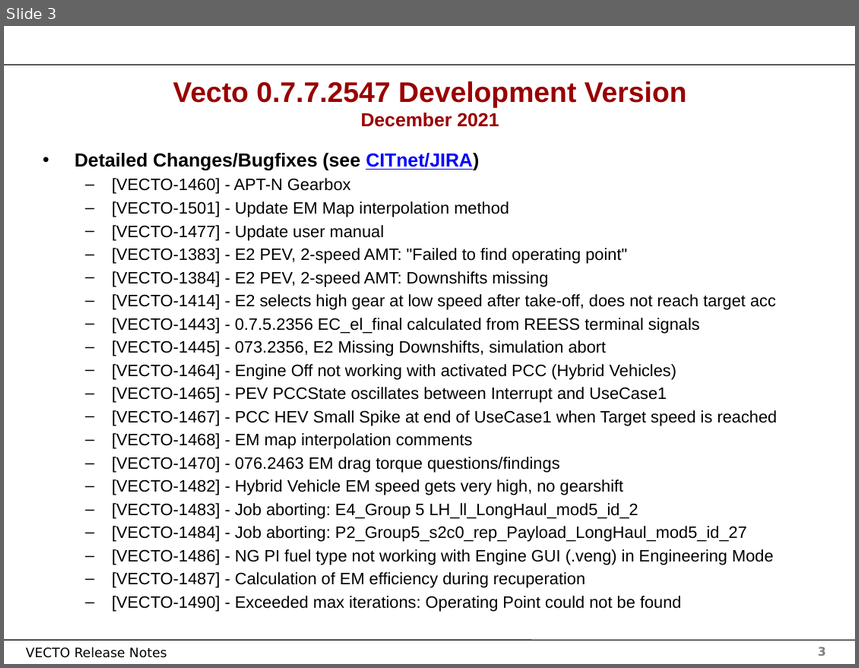
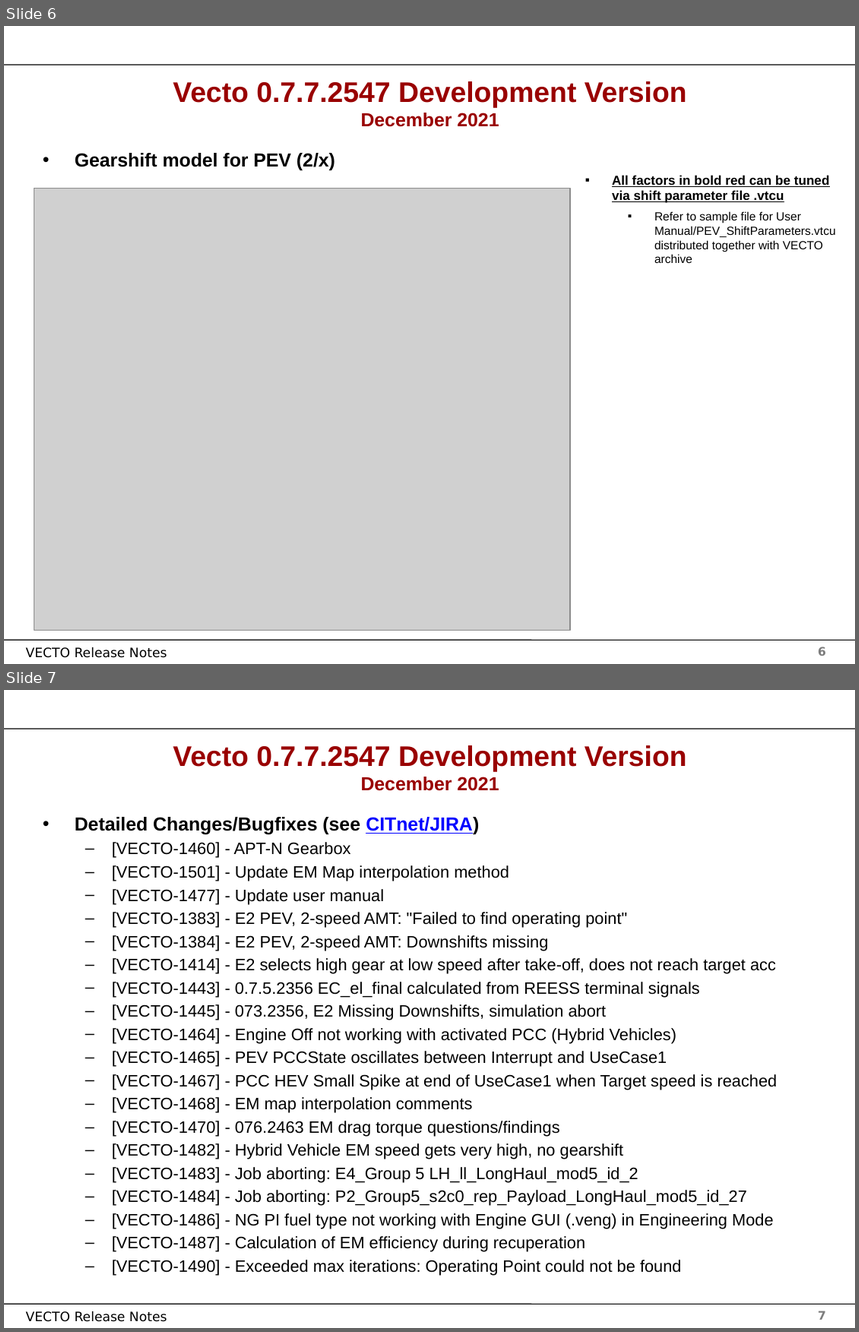
Before and after one commit to tanawadeatharva/BharatVECTO, a slide deck: Documentation/User Manual Source/Release Notes Vecto3.x.pptx. Shown one above the other, each under a label of ours: slide 3 before the commit, slides 6 and 7 after it. The pictures are 859x668 and 859x1332 pixels, drawn with LibreOffice and Linux fonts; fonts in the diff are those of the drawing; grey boxes stand for pictures; background and template pictures are left out. Boxes give left, top, right and bottom in pixels: in the first picture for what was removed or moved away, otherwise in the second. Text is boxed around its words. In the diff, an @@ line names an element or a change of style, - is before the commit and + after.

```diff
--- a/Documentation/User Manual Source/Release Notes Vecto3.x.pptx
+++ b/Documentation/User Manual Source/Release Notes Vecto3.x.pptx
@@ slide 6 added at [4,26,855,664], background #FFFFFF; not listed: 4 template elements that a slide beside it also shows @@
@@ title added at [173,81,687,127], 24 pt, text #990000, bold @@
+Vecto 0.7.7.2547 Development Version
+December 2021
@@ text added at [75,153,335,170], 16 pt, text #000000, bold @@
+• Gearshift model for PEV (2/x)
@@ text added at [612,175,836,263], 10 pt, text #000000 @@
+▪ All factors in bold red can be tuned via shift parameter file .vtcu
+  ▪ Refer to sample file for User Manual/PEV_ShiftParameters.vtcu distributed together with VECTO archive
@@ picture added at [34,189,570,630] @@
@@ what was slide 3 is now slide 7 @@
@@ page number at [818,1311,826,1320]: text changed @@
-3
+7
```
Also in this commit, not shown: 3 other slides added, 1 other file.
